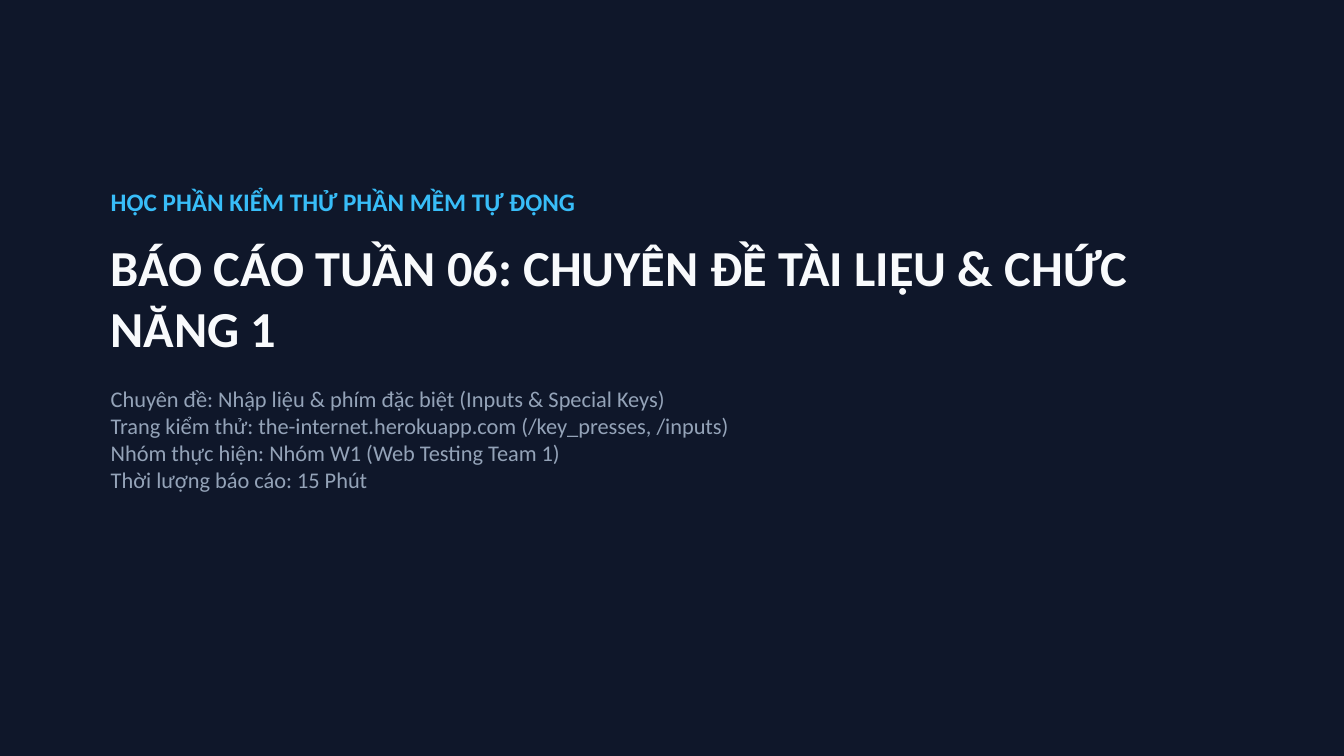
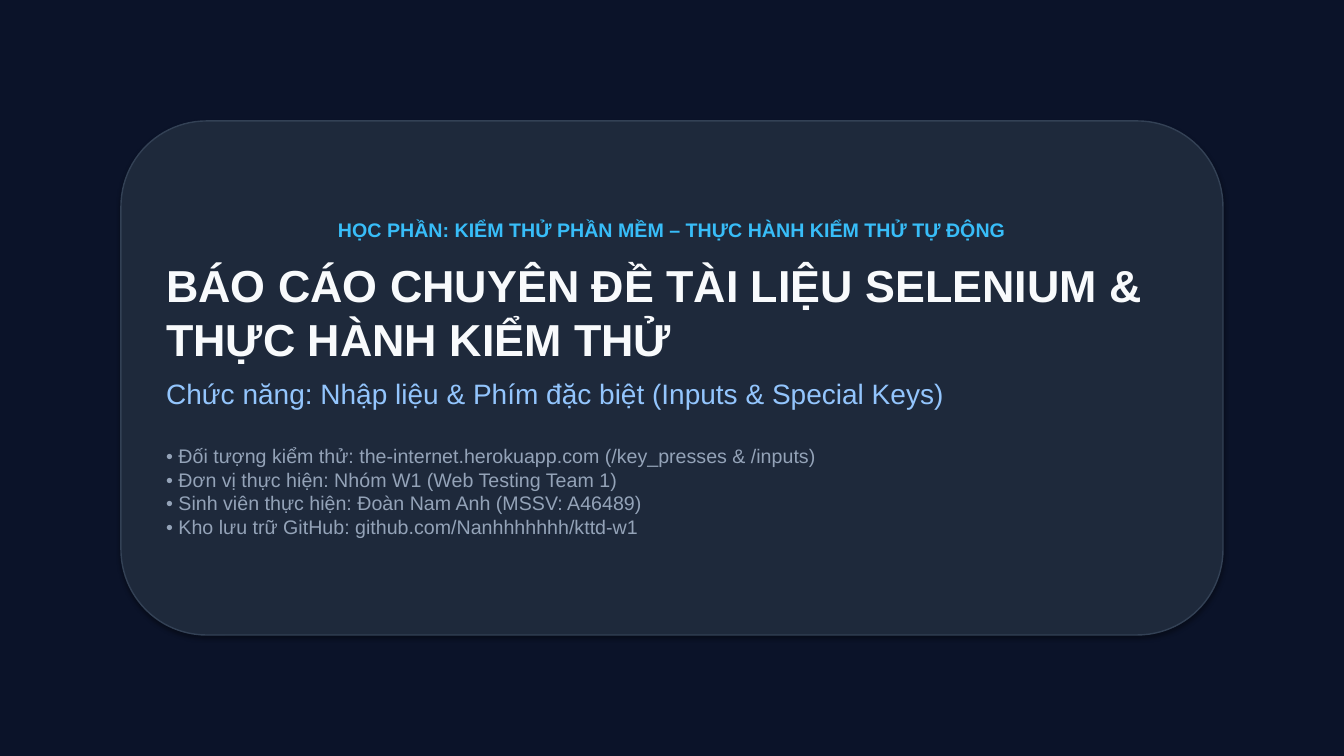
Before and after one commit to Nanhhhhhhh/kttd-w1, a slide deck: slide 1 of tuan-06/slide_tuan06_w1.pptx. Drawn at 1344x756 pixels with LibreOffice and Linux fonts; fonts in the diff are those of the drawing. Boxes give left, top, right and bottom in pixels: in the first picture for what was removed or moved away, otherwise in the second. Text is boxed around its words. In the diff, an @@ line names an element or a change of style, - is before the commit and + after.

Commit message:
T06: Nâng cấp bộ Slide báo cáo 18 trang chuyên sâu (PPTX & HTML)

```diff
--- a/tuan-06/slide_tuan06_w1.pptx
+++ b/tuan-06/slide_tuan06_w1.pptx
@@ rectangle at [0,0,1344,756]: fill #0F172A to #0B1329 @@
@@ rounded rectangle "HỌC PHẦN: KIỂM THỬ PHẦN ...": place and size @@
-rounded rectangle "HỌC PHẦN: KIỂM THỬ PHẦN ..." at [111,191,1127,492]
+rounded rectangle "HỌC PHẦN: KIỂM THỬ PHẦN ..." at [121,121,1223,635]
@@ rounded rectangle "HỌC PHẦN: KIỂM THỬ PHẦN ..." at [121,121,1223,635]: vertical alignment top to middle; fill none to #1E293B; outline none to #334155 1 pt; shadow on @@
@@ text in rounded rectangle at [166,222,1096,538]: text changed; size 16 to 14 pt; font Calibri to Arial @@
-HỌC PHẦN KIỂM THỬ PHẦN MỀM TỰ ĐỘNG
-BÁO CÁO TUẦN 06: CHUYÊN ĐỀ TÀI LIỆU & CHỨC NĂNG 1
-Chuyên đề: Nhập liệu & phím đặc biệt (Inputs & Special Keys)
-Trang kiểm thử: the-internet.herokuapp.com (/key_presses, /inputs)
-Nhóm thực hiện: Nhóm W1 (Web Testing Team 1)
-Thời lượng báo cáo: 15 Phút
+HỌC PHẦN: KIỂM THỬ PHẦN MỀM – THỰC HÀNH KIỂM THỬ TỰ ĐỘNG
+BÁO CÁO CHUYÊN ĐỀ TÀI LIỆU SELENIUM & THỰC HÀNH KIỂM THỬ
+Chức năng: Nhập liệu & Phím đặc biệt (Inputs & Special Keys)
+• Đối tượng kiểm thử: the-internet.herokuapp.com (/key_presses & /inputs)
+• Đơn vị thực hiện: Nhóm W1 (Web Testing Team 1)
+• Sinh viên thực hiện: Đoàn Nam Anh (MSSV: A46489)
+• Kho lưu trữ GitHub: github.com/Nanhhhhhhh/kttd-w1
```
Also in this commit, not shown: 3 other slides changed, 14 slides added, 5 slides removed, 3 other files.
